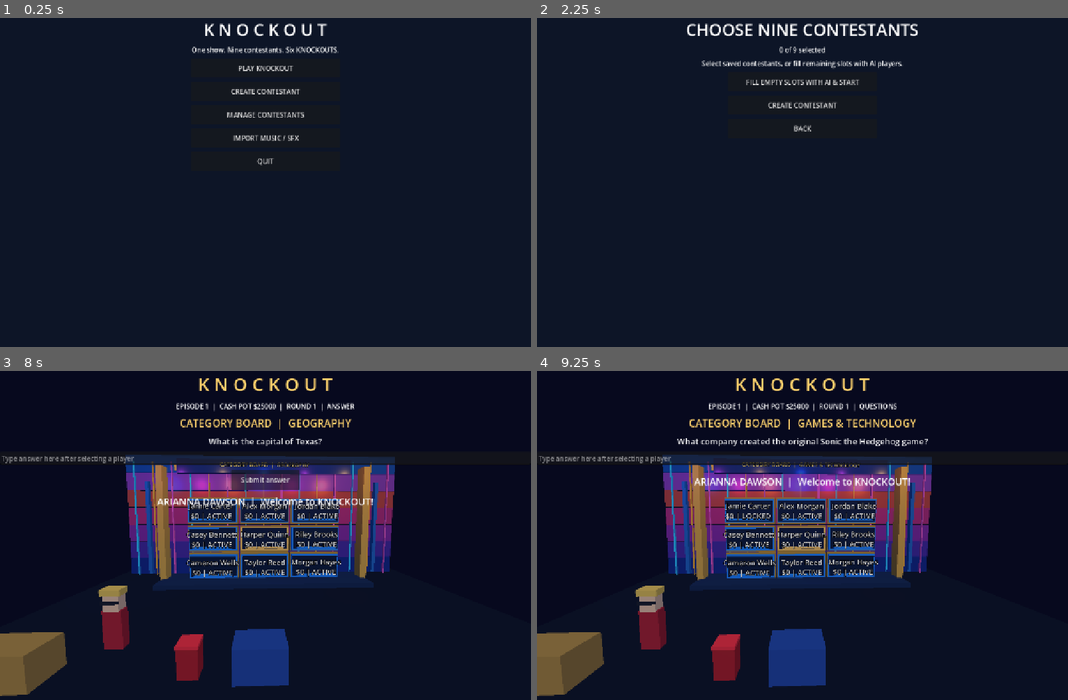
Above: before the commit, frames 1-4 (two rows, left to right).
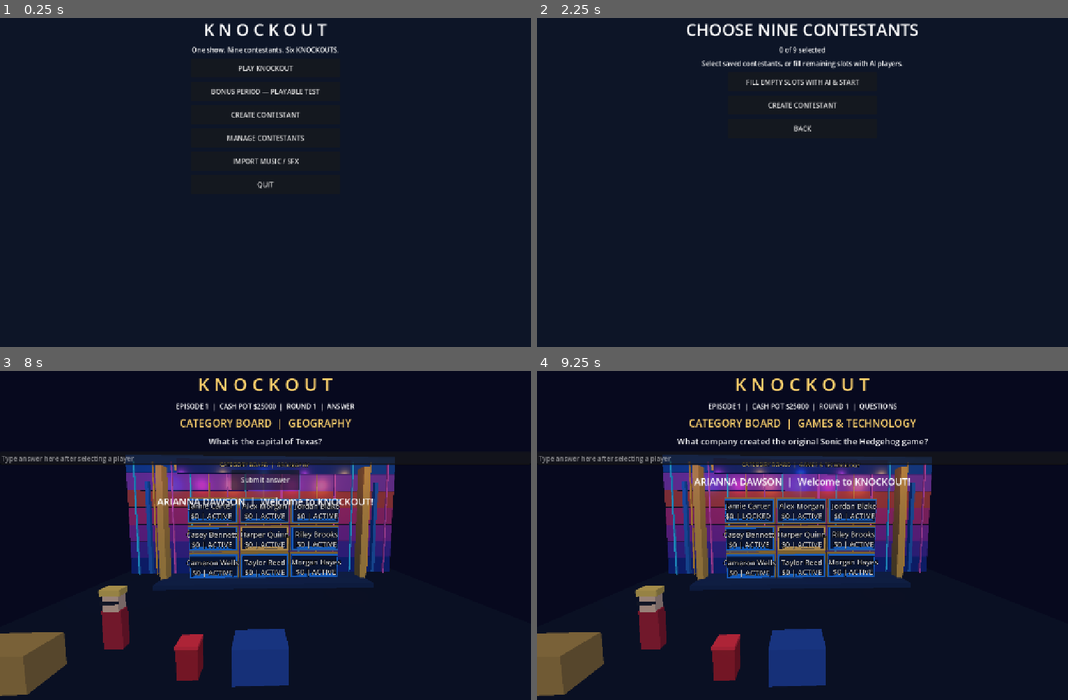
Above: after the commit, the same moments.

Repository: Becksploder2/Knockout
Game: Godot game, scene res://scenes/launcher.tscn
The game is run twice, just before and just after one commit, with the same random seed, the same clock (stepped at 60 frames per second) and the same inputs.
Inputs:
- Up to frame 1 (0.25 s): no input
- Up to frame 2 (2.25 s): click "PLAY KNOCKOUT" at 0.5 s; click "BACK" at 1.25 s; click "PLAY KNOCKOUT" at 2 s
- Up to frame 3 (8 s): click "FILL EMPTY SLOTS WITH AI & ST…" at 2.75 s; tap Enter at 3.5, 5, 6.5 s; tap Space at 4.25, 5.75, 7.25 s
- Up to frame 4 (9.25 s): click "Submit answer" at 8 s

The runs differ from the first frame. In frame 1, 0.8% of the frame differs, in the area x 39-61%, y 21-52%; in frame 2, nothing differs; in frame 3, less than 0.1%; in frame 4, nothing differs.

Commit message:
Expose playable bonus period test from Knockout main menu

Diff:
--- a/scripts/launcher.gd
+++ b/scripts/launcher.gd
@@ -52,6 +52,7 @@
 	_label("K N O C K O U T", true)
 	_label("One show. Nine contestants. Six KNOCKOUTS.")
 	_button("PLAY KNOCKOUT", _choose_players)
+	_button("BONUS PERIOD — PLAYABLE TEST", func(): get_tree().change_scene_to_file("res://scenes/bonus_period.tscn"))
 	_button("CREATE CONTESTANT", _create_screen)
 	_button("MANAGE CONTESTANTS", _manage_screen)
 	_button("IMPORT MUSIC / SFX", _audio_screen)
